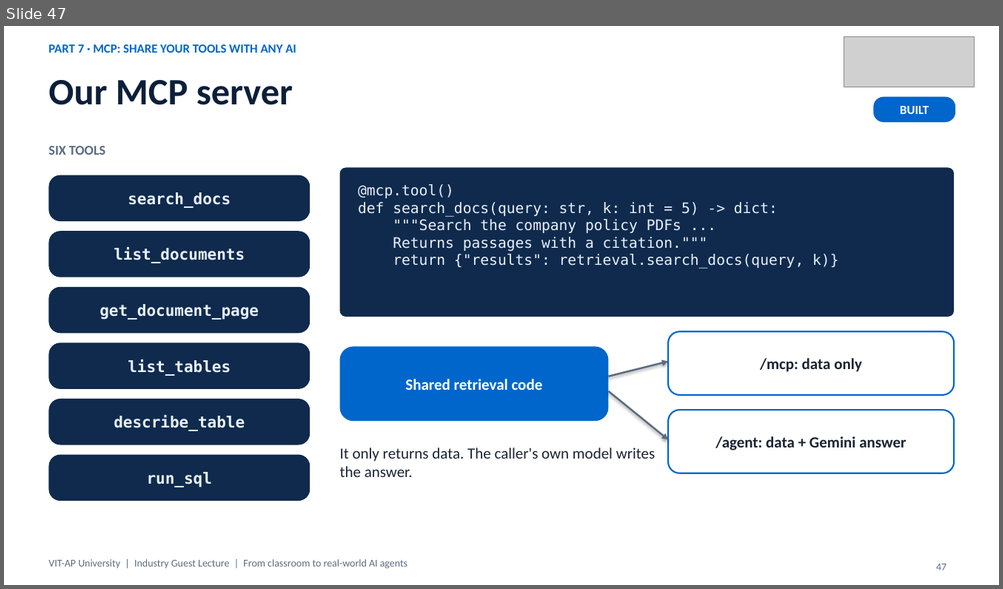
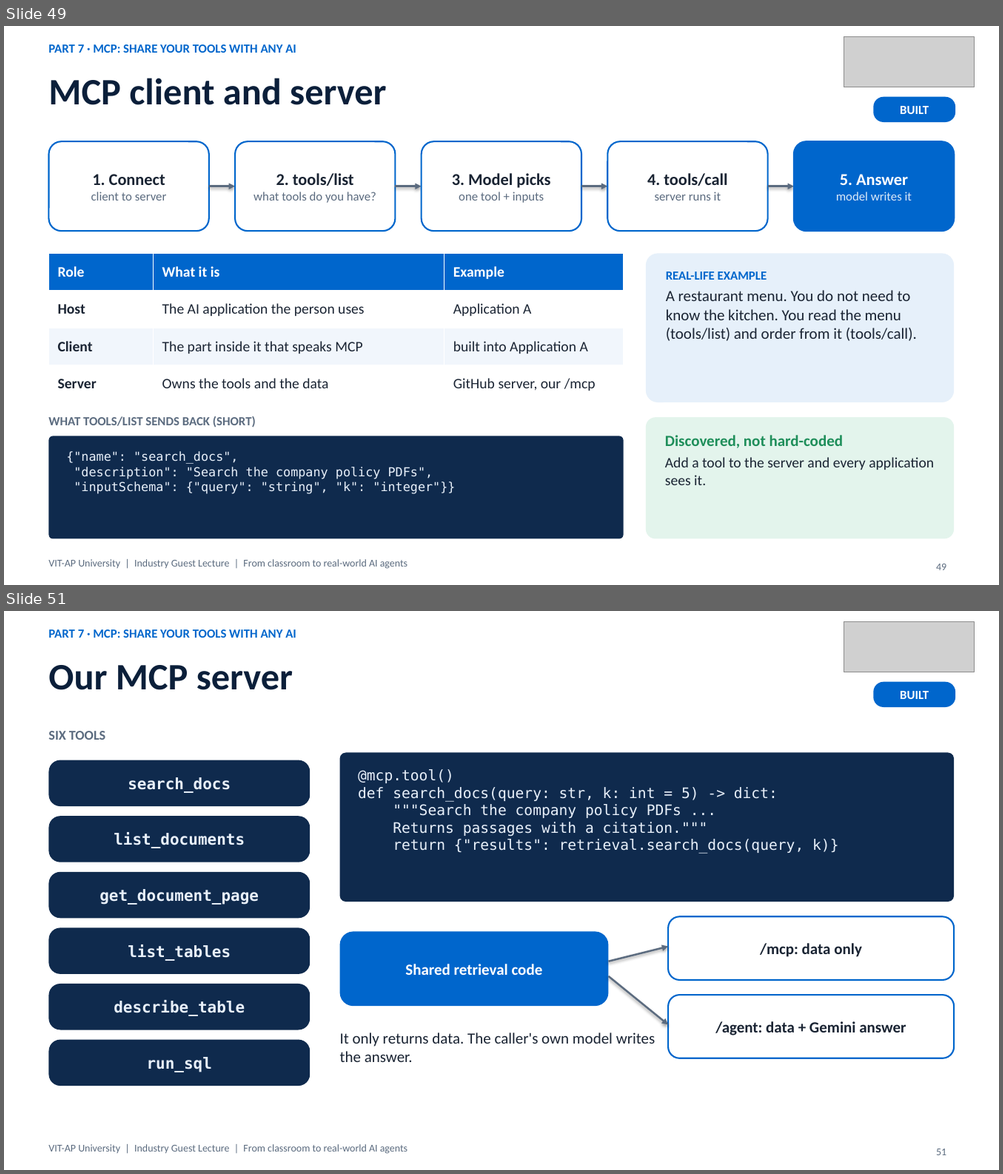
Before and after one commit to nareshroyalc/Demo, a slide deck: deck/VIT-AP_AI_Webinar.pptx. Shown one above the other, each under a label of ours: slide 47 before the commit, slides 49 and 51 after it; the slides between them are not shown. The pictures are 1003x589 and 1003x1174 pixels, drawn with LibreOffice and Linux fonts; fonts in the diff are those of the drawing; grey boxes stand for pictures. Boxes give left, top, right and bottom in pixels: in the first picture for what was removed or moved away, otherwise in the second. Text is boxed around its words. In the diff, an @@ line names an element or a change of style, - is before the commit and + after.

Commit message:
Deck: Part 7 explains protocol, why, MCP, client and server, then our server (70 slides)

```diff
--- a/deck/VIT-AP_AI_Webinar.pptx
+++ b/deck/VIT-AP_AI_Webinar.pptx
@@ slide 49 added at box(4, 26, 999, 585), background #FFFFFF @@
@@ text added at box(48, 44, 296, 53), 12 pt, text #0066CC, bold @@
+PART 7 · MCP: SHARE YOUR TOOLS WITH ANY AI
@@ picture added at box(843, 36, 974, 87) @@
@@ title added at box(48, 78, 386, 105), 36 pt, text #0B1F3A, bold @@
+MCP client and server
@@ rounded rectangle added at box(874, 97, 956, 122), fill #0066CC, 12 pt, text #FFFFFF, bold @@
+BUILT
@@ rounded rectangle added at box(48, 141, 209, 231), fill #FFFFFF, outline #0066CC 1.5 pt, 12 pt, text #5B6B7F @@
+1. Connect
+client to server
@@ rounded rectangle added at box(236, 141, 395, 231), fill #FFFFFF, outline #0066CC 1.5 pt, 12 pt, text #5B6B7F @@
+2. tools/list
+what tools do you have?
@@ rounded rectangle added at box(421, 141, 581, 231), fill #FFFFFF, outline #0066CC 1.5 pt, 12 pt, text #5B6B7F @@
+3. Model picks
+one tool + inputs
@@ rounded rectangle added at box(608, 141, 768, 231), fill #FFFFFF, outline #0066CC 1.5 pt, 16 pt, text #1A2433, bold @@
+4. tools/call
+server runs it
@@ rounded rectangle added at box(794, 141, 954, 231), fill #0066CC, outline #0066CC 1.5 pt, 12 pt, text #DCE9F8 @@
+5. Answer
+model writes it
@@ arrow added from (209, 187) to (236, 187), #5B6B7F 1.75 pt @@
@@ arrow added from (395, 187) to (421, 187), #5B6B7F 1.75 pt @@
@@ arrow added from (581, 187) to (608, 187), #5B6B7F 1.75 pt @@
@@ arrow added from (767, 187) to (794, 187), #5B6B7F 1.75 pt @@
@@ table added at box(48, 254, 623, 403), 4 rows, 3 columns @@
+Role | What it is | Example
+Host | The AI application the person uses | Application A
+Client | The part inside it that speaks MCP | built into Application A
+Server | Owns the tools and the data | GitHub server, our /mcp
@@ rounded rectangle added at box(646, 254, 954, 403), fill #E6F0FA, 15 pt, text #1A2433 @@
+REAL-LIFE EXAMPLE
+A restaurant menu. You do not need to know the kitchen. You read the menu (tools/list) and order from it (tools/call).
@@ text added at box(48, 417, 256, 428), 12 pt, text #5B6B7F, bold @@
+WHAT TOOLS/LIST SENDS BACK (SHORT)
@@ rounded rectangle added at box(646, 417, 954, 540), fill #E3F4EC, 14 pt, text #1A2433 @@
+Discovered, not hard-coded
+Add a tool to the server and every application sees it.
@@ rounded rectangle added at box(48, 437, 623, 540), fill #0F2A4D, 12 pt, text #E8F0FA @@
+{"name": "search_docs",
+"description": "Search the company policy PDFs",
+"inputSchema": {"query": "string", "k": "integer"}}
@@ text added at box(48, 560, 407, 569), 10 pt, text #5B6B7F @@
+VIT-AP University | Industry Guest Lecture | From classroom to real-world AI agents
@@ page number added at box(936, 564, 946, 571), 10 pt, text #5B6B7F @@
+49
@@ what was slide 47 is now slide 51 @@
@@ page number at box(936, 1149, 946, 1156): text changed @@
-47
+51
```
Also in this commit, not shown: 1 slide changed, 4 other slides added, 1 slide removed, 3 other files.
